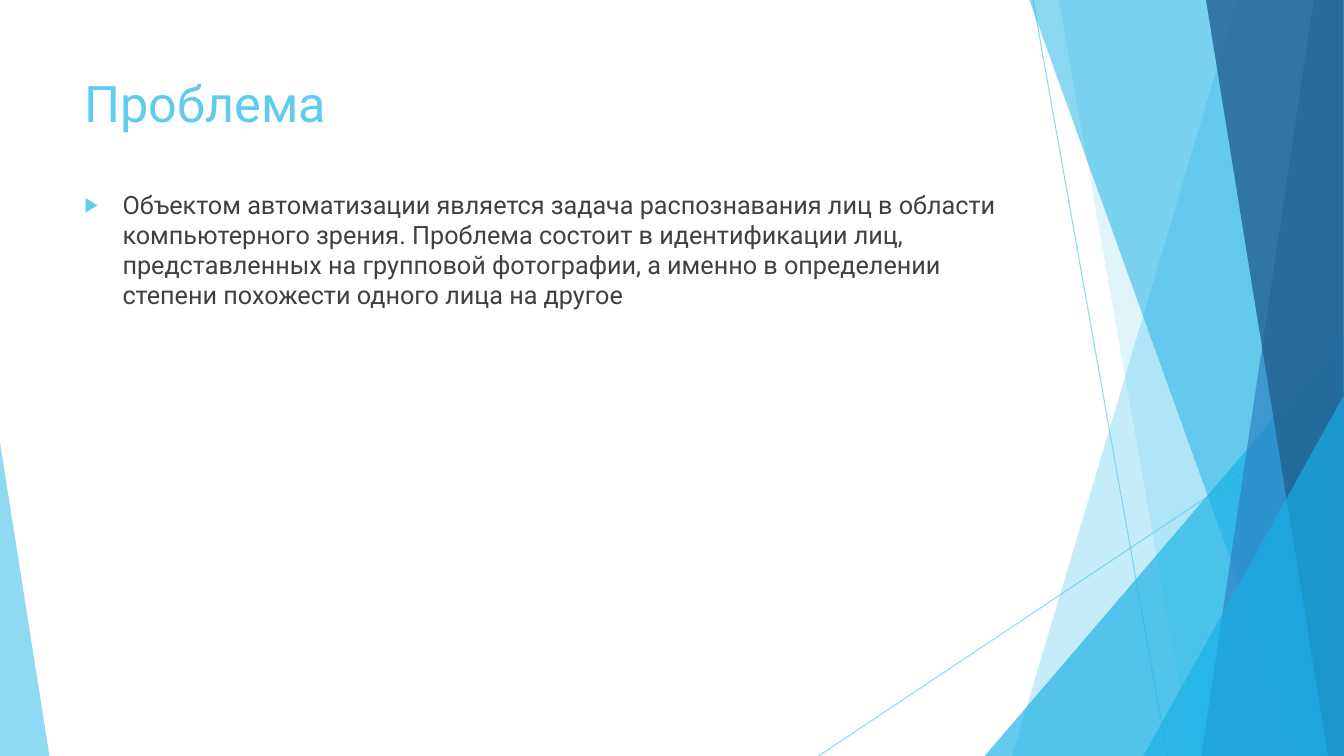
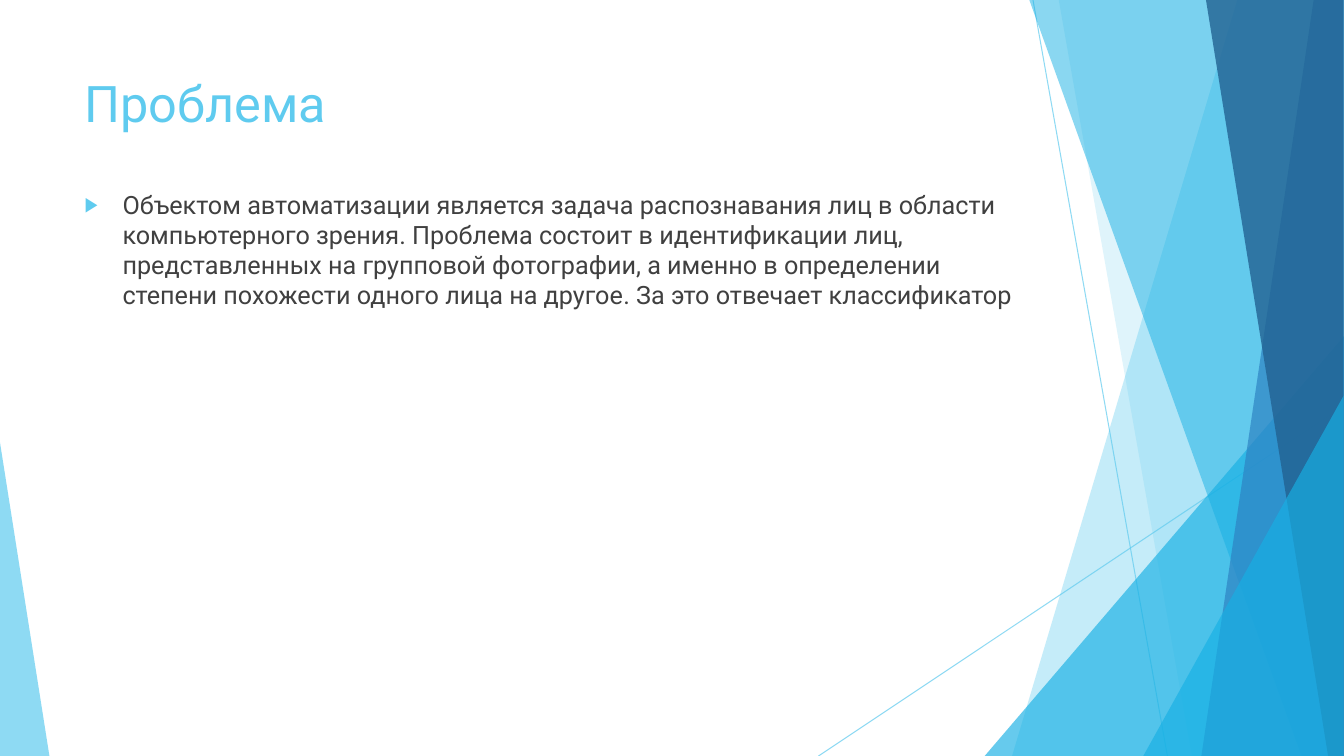
Before and after one commit to greyhuman/FaceReco, a slide deck: slide 6 of docs/external/Итоговая презентация.pptx. Drawn at 1344x756 pixels with LibreOffice and Linux fonts; fonts in the diff are those of the drawing. Boxes give left, top, right and bottom in pixels: in the first picture for what was removed or moved away, otherwise in the second. Text is boxed around its words. In the diff, an @@ line names an element or a change of style, - is before the commit and + after.

Commit message:
Presentation updated

```diff
--- a/docs/external/Итоговая презентация.pptx
+++ b/docs/external/Итоговая презентация.pptx
@@ text at [123, 195, 1012, 310]: text changed @@
-▶ Объектом автоматизации является задача распознавания лиц в области компьютерного зрения. Проблема состоит в идентификации лиц, представленных на групповой фотографии, а именно в определении степени похожести одного лица на другое
+▶ Объектом автоматизации является задача распознавания лиц в области компьютерного зрения. Проблема состоит в идентификации лиц, представленных на групповой фотографии, а именно в определении степени похожести одного лица на другое. За это отвечает классификатор
```
Also in this commit, not shown: 4 other slides changed, 2 slides added, 1 slide removed.
